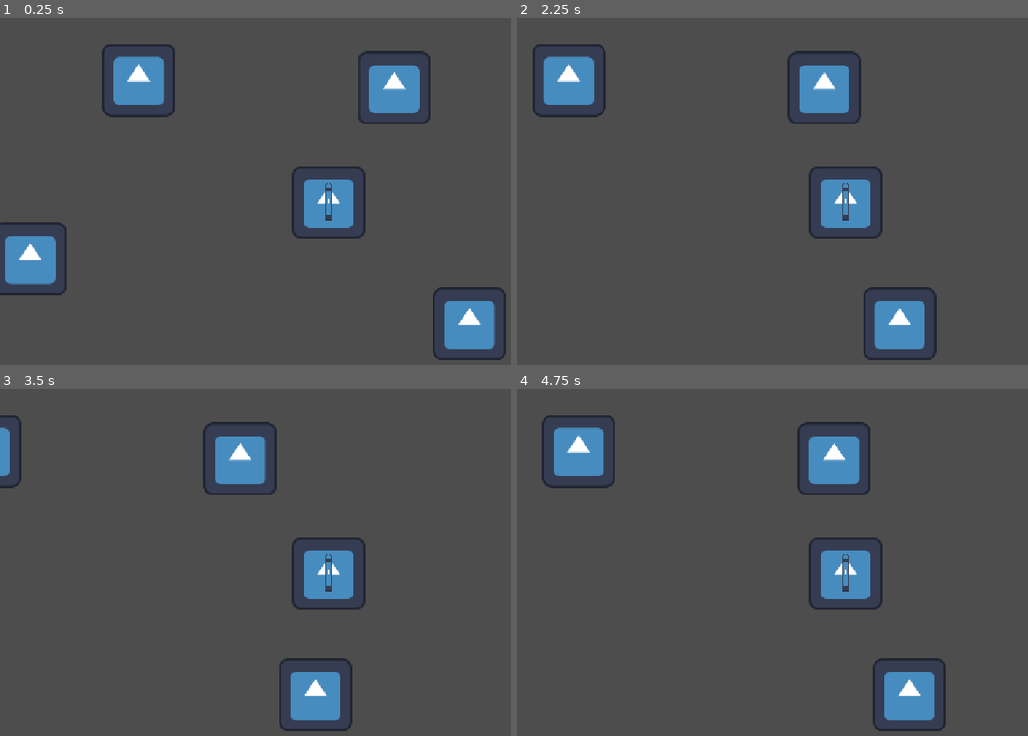
Above: before the commit, frames 1-4 (two rows, left to right).
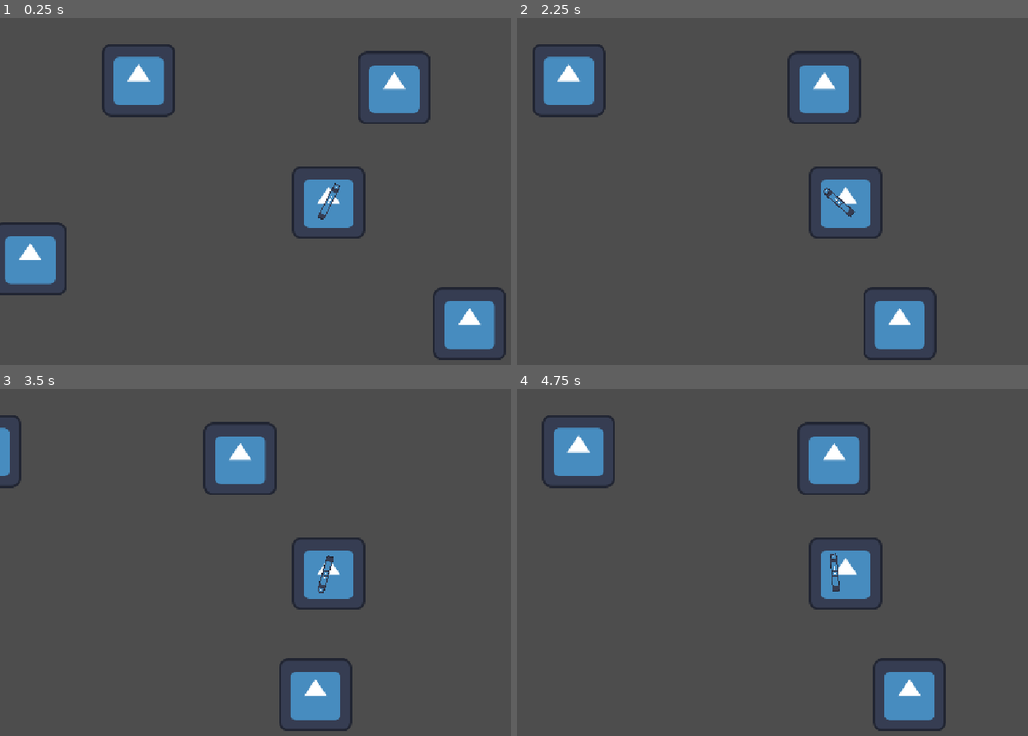
Above: after the commit, the same moments.

Repository: ZumVel/roguelike
Game: Godot game, scene res://levels/test_level/main.tscn
Two runs of this game, one before a commit and one after it. Both use one fixed random seed, a clock stepped at 60 frames per second and the inputs below. The engine's default icon, where the game draws it, is replaced by a stand-in: a white triangle on a blue panel in a dark square.
Inputs (mouse positions are in pixels of both pictures, inside the frame that each line leads up to):
- Up to frame 1 (0.25 s): no input
- Up to frame 2 (2.25 s): tap Enter (ui_accept) at 0.5, 2 s; move the mouse to (992, 184) at 0.52 s; hold Right (ui_right) 0.53-1.25 s; hold Enter (ui_accept) 0.53-1.25 s; tap Shift (ui_focus, bound only after the commit) at 0.6, 2.1 s; click (992, 184) at 0.67 s; drag from (716, 222) to (844, 201) at 1.27 s; move the mouse to (910, 122) at 2.02 s; hold Right (ui_right) from 2.03 s (still down); hold Enter (ui_accept) from 2.03 s (still down); click (910, 122) at 2.17 s
- Up to frame 3 (3.5 s): release Right (ui_right) at 2.75 s; release Enter (ui_accept) at 2.75 s; drag from (296, 645) to (132, 517) at 2.77 s
- Up to frame 4 (4.75 s): tap Enter (ui_accept) at 3.5, 3.77, 3.8, 4.07 s; move the mouse to (outside the picture) at 3.52 s; hold Left (ui_left) 3.53-4.25 s; hold Ctrl 3.53-4.25 s; click (outside the picture) at 3.67 s; drag from (649, 517) to (925, 565) at 4.27 s

The runs differ from the first frame. In frame 1, 0.2% of the frame differs, in the area x 62-67%, y 47-59%; in frame 2, 0.2%; in frame 3, 0.1%; in frame 4, 0.2%, in the area x 61-65%, y 47-59%.
Error after the commit: Parse Error: Identifier "_dash_direction" not declared in the current scope. (res://components/DashComponent.gd:36)

Commit message:
Add mobile controls and level up bonus system with dash functionality
- Added DashComponent.gd with configurable dash mechanics including speed, duration, and cooldown
- Implemented LevelUpComponent.gd for XP progression and bonus selection with configurable templates
- Created BonusCardUI.gd and BonusSelectionUI.gd for displaying and selecting upgrade cards
- Added MobileControlsUI.gd and VirtualJoystick.gd for touch-based movement and aiming controls
- Updated InputComponent.gd to detect platform and handle mobile vs PC input differently
- Modified SimpleCharacter to integrate dash and level up components with proper connections
- Updated MovementComponent.gd to incorporate dash velocity during physics processing
- Added mobile control scenes and updated main level scene to include UI elements
- Fixed bonus card display logic to properly trigger on level up events

Diff:
--- a/characters/simple_character/simple_character.gd
+++ b/characters/simple_character/simple_character.gd
@@ -4,9 +4,43 @@
 @onready var input_component:   InputComponent   = $InputComponent
 @onready var movement_component:MovementComponent = $MovementComponent
 @onready var weapon = $weapon/ShootComponent
+@onready var dash_component: DashComponent = $DashComponent
+@onready var level_up_component: LevelUpComponent = $LevelUpComponent
+
+var _xp_collected: int = 0
+
+func _ready() -> void:
+	add_to_group("player")
+
+	if level_up_component:
+		level_up_component.level_up_requested.connect(_on_level_up)
 
 func _physics_process(delta: float) -> void:
-	movement_component.move(input_component.get_input_vector(), delta)
+	var input_dir = input_component.get_input_vector()
+
+	if input_component.is_dashing() and dash_component:
+		var dash_dir = input_dir
+		if dash_dir == Vector2.ZERO:
+			dash_dir = get_last_movement_direction()
+		dash_component.start_dash(dash_dir)
+
+	movement_component.move(input_dir, delta)
+
 	if input_component.is_firing():
 		var aim_dir := input_component.get_aim_direction(global_position)
 		weapon.fire(global_position + aim_dir * 1000)
+
+func get_last_movement_direction() -> Vector2:
+	if movement_component.body.velocity != Vector2.ZERO:
+		return movement_component.body.velocity.normalized()
+	return Vector2.RIGHT
+
+func collect_xp(amount: int) -> void:
+	if level_up_component:
+		level_up_component.add_xp(amount)
+
+func _on_level_up(new_level: int) -> void:
+	print("Level up! New level: ", new_level)
+	var bonus_ui = get_tree().current_scene.get_node_or_null("BonusSelectionUI") as BonusSelectionUI
+	if bonus_ui:
+		bonus_ui.show_bonus_selection(level_up_component)
--- a/characters/simple_character/simple_character.tscn
+++ b/characters/simple_character/simple_character.tscn
@@ -5,6 +5,8 @@
 [ext_resource type="Script" uid="uid://dkcbtfeahuf6y" path="res://components/MovementComponent.gd" id="3_eokwi"]
 [ext_resource type="Script" uid="uid://ewjfg08loil" path="res://components/InputComponent.gd" id="4_1r5hv"]
 [ext_resource type="PackedScene" uid="uid://cespstlg1sfhc" path="res://weapons/weapon.tscn" id="5_1r5hv"]
+[ext_resource type="Script" uid="uid://dashcomponent1234" path="res://components/DashComponent.gd" id="6_dash"]
+[ext_resource type="Script" uid="uid://levelupcomponent" path="res://components/LevelUpComponent.gd" id="7_levelup"]
 
 [sub_resource type="RectangleShape2D" id="RectangleShape2D_g4v7s"]
 size = Vector2(130, 126)
@@ -29,3 +31,11 @@
 [node name="InputComponent" type="Node2D" parent="." unique_id=1416766981]
 script = ExtResource("4_1r5hv")
 metadata/_custom_type_script = "uid://ewjfg08loil"
+
+[node name="DashComponent" type="Node" parent="." unique_id=1660794485]
+script = ExtResource("6_dash")
+metadata/_custom_type_script = "uid://dashcomponent1234"
+
+[node name="LevelUpComponent" type="Node" parent="." unique_id=1660794486]
+script = ExtResource("7_levelup")
+metadata/_custom_type_script = "uid://levelupcomponent"
--- /dev/null
+++ b/components/DashComponent.gd
@@ -0,0 +1,52 @@
+extends Node
+class_name DashComponent
+
+@export var dash_speed: float = 800.0
+@export var dash_duration: float = 0.2
+@export var dash_cooldown: float = 1.0
+@export var dash_direction: Vector2 = Vector2.RIGHT
+
+var _is_dashing: bool = false
+var _can_dash: bool = true
+var _dash_timer: Timer = null
+var _cooldown_timer: Timer = null
+
+func _ready() -> void:
+	_dash_timer = Timer.new()
+	_dash_timer.one_shot = true
+	_dash_timer.wait_time = dash_duration
+	_dash_timer.timeout.connect(_on_dash_finished)
+	add_child(_dash_timer)
+
+	_cooldown_timer = Timer.new()
+	_cooldown_timer.one_shot = true
+	_cooldown_timer.wait_time = dash_cooldown
+	_cooldown_timer.timeout.connect(_on_cooldown_finished)
+	add_child(_cooldown_timer)
+
+func can_dash() -> bool:
+	return _can_dash and not _is_dashing
+
+func start_dash(direction: Vector2) -> void:
+	if not can_dash():
+		return
+
+	_is_dashing = true
+	_can_dash = false
+	_dash_direction = direction.normalized()
+	_dash_timer.start()
+	_cooldown_timer.start()
+
+func get_dash_velocity() -> Vector2:
+	if _is_dashing:
+		return _dash_direction * dash_speed
+	return Vector2.ZERO
+
+func is_dashing() -> bool:
+	return _is_dashing
+
+func _on_dash_finished() -> void:
+	_is_dashing = false
+
+func _on_cooldown_finished() -> void:
+	_can_dash = true
--- a/components/InputComponent.gd
+++ b/components/InputComponent.gd
@@ -7,8 +7,26 @@
 @export var right_action:String = "ui_right"
 
 @export var fire_action: String = "ui_accept"
+@export var dash_action: String = "ui_focus"
+
+var _is_mobile: bool = false
+var _mobile_move_vector: Vector2 = Vector2.ZERO
+var _mobile_aim_vector: Vector2 = Vector2.RIGHT
+var _mobile_dash_pressed: bool = false
+
+func _ready() -> void:
+	_is_mobile = OS.get_name() in ["Android", "iOS"]
+
+	if _is_mobile:
+		_setup_mobile_input()
+
+func _setup_mobile_input() -> void:
+	pass
 
 func get_input_vector() -> Vector2:
+	if _is_mobile:
+		return _mobile_move_vector.normalized()
+
 	var dir := Vector2.ZERO
 	dir.x = Input.get_action_strength(right_action) - Input.get_action_strength(left_action)
 	dir.y = Input.get_action_strength(down_action) - Input.get_action_strength(up_action)
@@ -18,9 +36,34 @@
 	return get_global_mouse_position()
 
 func get_aim_direction(origin: Vector2) -> Vector2:
+	if _is_mobile:
+		return _mobile_aim_vector.normalized()
+
 	var mouse_pos := _get_mouse_world_position()
 	var dir := mouse_pos - origin
 	return dir.normalized()
 
 func is_firing() -> bool:
+	if _is_mobile:
+		return _mobile_aim_vector.length() > 0.1
 	return Input.is_action_pressed(fire_action)
+
+func is_dashing() -> bool:
+	if _is_mobile:
+		if _mobile_dash_pressed:
+			_mobile_dash_pressed = false
+			return true
+		return false
+	return Input.is_action_just_pressed(dash_action)
+
+func set_mobile_move_vector(vector: Vector2) -> void:
+	_mobile_move_vector = vector
+
+func set_mobile_aim_vector(vector: Vector2) -> void:
+	_mobile_aim_vector = vector
+
+func trigger_mobile_dash() -> void:
+	_mobile_dash_pressed = true
+
+func is_mobile() -> bool:
+	return _is_mobile
--- /dev/null
+++ b/components/LevelUpComponent.gd
@@ -0,0 +1,70 @@
+extends Node
+class_name LevelUpComponent
+
+signal level_up_requested(current_level: int)
+signal bonus_selected(bonus_id: String)
+
+@export var start_xp_required: int = 100
+@export var xp_scaling_factor: float = 1.5
+
+var current_level: int = 1
+var current_xp: int = 0
+var xp_required: int = 100
+
+var available_bonuses: Array[Dictionary] = []
+
+func _ready() -> void:
+	xp_required = start_xp_required
+
+func add_xp(amount: int) -> void:
+	current_xp += amount
+
+	while current_xp >= xp_required:
+		current_xp -= xp_required
+		current_level += 1
+		xp_required = int(xp_required * xp_scaling_factor)
+		level_up_requested.emit(current_level)
+
+func get_level() -> int:
+	return current_level
+
+func get_xp_progress() -> float:
+	if xp_required == 0:
+		return 1.0
+	return float(current_xp) / float(xp_required)
+
+func generate_bonus_options(count: int = 3) -> Array[Dictionary]:
+	var options: Array[Dictionary] = []
+	var bonus_templates = _get_bonus_templates()
+
+	for i in range(count):
+		if bonus_templates.is_empty():
+			break
+
+		var random_index = randi() % bonus_templates.size()
+		var bonus = bonus_templates[random_index].duplicate()
+		bonus["id"] = "bonus_%d_%d" % [current_level, i]
+		options.append(bonus)
+		bonus_templates.remove_at(random_index)
+
+	available_bonuses = options
+	return options
+
+func select_bonus(bonus_id: String) -> void:
+	for bonus in available_bonuses:
+		if bonus["id"] == bonus_id:
+			bonus_selected.emit(bonus_id)
+			_apply_bonus(bonus)
+			break
+
+func _apply_bonus(bonus: Dictionary) -> void:
+	print("Applying bonus: ", bonus.get("name", "Unknown"))
+
+func _get_bonus_templates() -> Array[Dictionary]:
+	return [
+		{"name": "Увеличить урон", "type": "damage", "value": 1.2, "description": "+20% к урону"},
+		{"name": "Увеличить скорость", "type": "speed", "value": 1.15, "description": "+15% к скорости"},
+		{"name": "Уменьшить перезарядку", "type": "fire_rate", "value": 0.8, "description": "-20% к перезарядке"},
+		{"name": "Увеличить здоровье", "type": "health", "value": 25, "description": "+25 HP"},
+		{"name": "Рывок быстрее", "type": "dash_speed", "value": 1.3, "description": "+30% к скорости рывка"}
+	]
--- a/components/MovementComponent.gd
+++ b/components/MovementComponent.gd
@@ -6,16 +6,26 @@
 @export var friction: float = 1200.0      # пикселей/сек²
 
 var body: CharacterBody2D
+var dash_component: DashComponent = null
 
 func _ready() -> void:
 	body = get_parent() as CharacterBody2D
 	if not body:
 		push_error("MovementComponent должен быть дочерним узлом CharacterBody2D")
 
+	dash_component = body.get_node_or_null("DashComponent")
+
 func move(direction: Vector2, delta: float) -> void:
-	if direction != Vector2.ZERO:
-		body.velocity = body.velocity.move_toward(direction * speed, acceleration * delta)
+	var final_velocity := Vector2.ZERO
+
+	if dash_component and dash_component.is_dashing():
+		final_velocity = dash_component.get_dash_velocity()
 	else:
-		body.velocity = body.velocity.move_toward(Vector2.ZERO, friction * delta)
+		if direction != Vector2.ZERO:
+			body.velocity = body.velocity.move_toward(direction * speed, acceleration * delta)
+		else:
+			body.velocity = body.velocity.move_toward(Vector2.ZERO, friction * delta)
+		final_velocity = body.velocity
 
+	body.velocity = final_velocity
 	body.move_and_slide()
--- a/levels/test_level/main.tscn
+++ b/levels/test_level/main.tscn
@@ -2,6 +2,8 @@
 
 [ext_resource type="PackedScene" uid="uid://c01r6p7qbkf0v" path="res://characters/simple_character/simple_character.tscn" id="1_k8bwm"]
 [ext_resource type="Texture2D" uid="uid://qgkygfco0it3" path="res://icon.svg" id="2_g3c36"]
+[ext_resource type="PackedScene" uid="uid://mobilecontrolsui123" path="res://ui/mobile_controls_ui.tscn" id="3_mobile"]
+[ext_resource type="PackedScene" uid="uid://bonusselectionui" path="res://ui/bonus_selection_ui.tscn" id="4_bonus"]
 
 [node name="main" type="Node2D" unique_id=1427786039]
 
@@ -23,3 +25,7 @@
 [node name="Icon4" type="Sprite2D" parent="." unique_id=1350292956]
 position = Vector2(681, 134)
 texture = ExtResource("2_g3c36")
+
+[node name="MobileControlsUI" parent="." unique_id=2000000001 instance=ExtResource("3_mobile")]
+
+[node name="BonusSelectionUI" parent="." unique_id=2000000002 instance=ExtResource("4_bonus")]
--- a/project.godot
+++ b/project.godot
@@ -59,6 +59,13 @@
 ]
 }
 
+
+ui_focus={
+"deadzone": 0.5,
+"events": [Object(InputEventKey,"resource_local_to_scene":false,"resource_name":"","device":-1,"window_id":0,"alt_pressed":false,"shift_pressed":false,"ctrl_pressed":false,"meta_pressed":false,"pressed":false,"keycode":0,"physical_keycode":4194325,"key_label":0,"unicode":0,"location":0,"echo":false,"script":null)
+]
+}
+
 [physics]
 
 3d/physics_engine="Jolt Physics"
--- /dev/null
+++ b/ui/BonusCardUI.gd
@@ -0,0 +1,26 @@
+extends Control
+class_name BonusCardUI
+
+@export var card_name_label: Label
+@export var card_description_label: Label
+@export var card_icon: TextureRect
+
+var bonus_data: Dictionary = {}
+var bonus_id: String = ""
+
+signal card_selected(id: String)
+
+func _ready() -> void:
+	pass
+
+func setup(data: Dictionary, id: String) -> void:
+	bonus_data = data
+	bonus_id = id
+
+	if card_name_label:
+		card_name_label.text = data.get("name", "Unknown Bonus")
+	if card_description_label:
+		card_description_label.text = data.get("description", "")
+
+func _on_card_pressed() -> void:
+	card_selected.emit(bonus_id)
--- /dev/null
+++ b/ui/BonusSelectionUI.gd
@@ -0,0 +1,61 @@
+extends Control
+class_name BonusSelectionUI
+
+@export var card_container: HBoxContainer
+@export var card_scene: PackedScene
+@export var title_label: Label
+
+var level_up_component: LevelUpComponent = null
+var is_visible_currently: bool = false
+
+signal bonus_selected(bonus_id: String)
+
+func _ready() -> void:
+	visible = false
+
+func show_bonus_selection(level_comp: LevelUpComponent) -> void:
+	level_up_component = level_comp
+	is_visible_currently = true
+
+	if title_label:
+		title_label.text = "Уровень %d! Выберите бонус:" % level_up_component.get_level()
+
+	_clear_cards()
+
+	var bonuses = level_up_component.generate_bonus_options(3)
+	for bonus in bonuses:
+		_create_card(bonus)
+
+	visible = true
+	get_tree().paused = true
+
+func hide_bonus_selection() -> void:
+	visible = false
+	get_tree().paused = false
+	is_visible_currently = false
+	level_up_component = null
+
+func _clear_cards() -> void:
+	if card_container:
+		for child in card_container.get_children():
+			child.queue_free()
+
+func _create_card(bonus_data: Dictionary) -> void:
+	if not card_container or not card_scene:
+		return
+
+	var card = card_scene.instantiate()
+	card_container.add_child(card)
+
+	if card.has_method("setup"):
+		var bonus_id = bonus_data.get("id", "")
+		card.setup(bonus_data, bonus_id)
+
+	if card.has_signal("card_selected"):
+		card.card_selected.connect(_on_bonus_card_selected)
+
+func _on_bonus_card_selected(bonus_id: String) -> void:
+	bonus_selected.emit(bonus_id)
+	if level_up_component:
+		level_up_component.select_bonus(bonus_id)
+	hide_bonus_selection()
--- /dev/null
+++ b/ui/MobileControlsUI.gd
@@ -0,0 +1,58 @@
+extends Control
+class_name MobileControlsUI
+
+@export var move_joystick: VirtualJoystick
+@export var aim_joystick: VirtualJoystick
+@export var dash_button: Button
+
+var _is_mobile: bool = false
+
+func _ready() -> void:
+	_is_mobile = OS.get_name() in ["Android", "iOS"]
+	visible = _is_mobile
+
+	if not _is_mobile:
+		set_process(false)
+		return
+
+	# Поиск джойстиков и кнопки как дочерних элементов
+	if not move_joystick:
+		move_joystick = $MoveJoystickContainer/MoveJoystick as VirtualJoystick
+	if not aim_joystick:
+		aim_joystick = $AimJoystickContainer/AimJoystick as VirtualJoystick
+	if not dash_button:
+		dash_button = $DashButton as Button
+
+	if move_joystick:
+		move_joystick.vector_changed.connect(_on_move_vector_changed)
+	if aim_joystick:
+		aim_joystick.vector_changed.connect(_on_aim_vector_changed)
+	if dash_button:
+		dash_button.pressed.connect(_on_dash_pressed)
+
+func _on_move_vector_changed(vector: Vector2) -> void:
+	var input_comp = _get_input_component()
+	if input_comp:
+		input_comp.set_mobile_move_vector(vector)
+
+func _on_aim_vector_changed(vector: Vector2) -> void:
+	var input_comp = _get_input_component()
+	if input_comp:
+		input_comp.set_mobile_aim_vector(vector)
+
+func _on_dash_pressed() -> void:
+	var input_comp = _get_input_component()
+	if input_comp:
+		input_comp.trigger_mobile_dash()
+
+func _get_input_component() -> InputComponent:
+	var player = get_tree().get_first_node_in_group("player")
+	if not player:
+		player = get_parent().get_node_or_null("../SimpleCharacter")
+	if not player:
+		player = get_tree().current_scene.get_node_or_null("SimpleCharacter")
+
+	if player and player.has_node("InputComponent"):
+		return player.get_node("InputComponent") as InputComponent
+
+	return null
--- /dev/null
+++ b/ui/VirtualJoystick.gd
@@ -0,0 +1,83 @@
+extends Control
+class_name VirtualJoystick
+
+signal vector_changed(vector: Vector2)
+
+@export var deadzone: float = 0.1
+@export var max_radius: float = 50.0
+@export var knob_size: float = 30.0
+
+var _base_pos: Vector2 = Vector2.ZERO
+var _knob_pos: Vector2 = Vector2.ZERO
+var _is_pressed: bool = false
+var _touch_id: int = -1
+var _output_vector: Vector2 = Vector2.ZERO
+
+func _ready() -> void:
+	_base_pos = size / 2.0
+	_knob_pos = _base_pos
+
+func _draw() -> void:
+	draw_circle(_base_pos, max_radius, Color(0.2, 0.2, 0.2, 0.3))
+	draw_circle(_knob_pos, knob_size, Color(0.4, 0.6, 1.0, 0.8))
+
+func _input(event: InputEvent) -> void:
+	if event is InputEventScreenTouch:
+		_handle_touch(event)
+	elif event is InputEventScreenDrag:
+		_handle_drag(event)
+	elif event is InputEventMouseButton:
+		_handle_mouse(event)
+
+func _handle_touch(event: InputEventScreenTouch) -> void:
+	var touch_pos = event.position
+	var dist = touch_pos.distance_to(global_position + _base_pos)
+
+	if event.pressed and dist < max_radius * 1.5:
+		if not _is_pressed:
+			_is_pressed = true
+			_touch_id = event.index
+			_update_knob(touch_pos)
+	elif not event.pressed and event.index == _touch_id:
+		_is_pressed = false
+		_touch_id = -1
+		_reset_knob()
+
+func _handle_drag(event: InputEventScreenDrag) -> void:
+	if _is_pressed and event.index == _touch_id:
+		_update_knob(event.position)
+
+func _handle_mouse(event: InputEventMouseButton) -> void:
+	var mouse_pos = event.position
+	var dist = mouse_pos.distance_to(global_position + _base_pos)
+
+	if event.pressed and dist < max_radius * 1.5:
+		if not _is_pressed:
+			_is_pressed = true
+			_update_knob(mouse_pos)
+	elif not event.pressed and _is_pressed:
+		_is_pressed = false
+		_reset_knob()
+
+func _update_knob(touch_pos: Vector2) -> void:
+	var local_pos = touch_pos - global_position
+	var dir = (local_pos - _base_pos).normalized()
+	var dist = min(local_pos.distance_to(_base_pos), max_radius)
+
+	_knob_pos = _base_pos + dir * dist
+	_output_vector = (dir * (dist / max_radius)).clamped(1.0)
+
+	if _output_vector.length() < deadzone:
+		_output_vector = Vector2.ZERO
+
+	queue_redraw()
+	vector_changed.emit(_output_vector)
+
+func _reset_knob() -> void:
+	_knob_pos = _base_pos
+	_output_vector = Vector2.ZERO
+	queue_redraw()
+	vector_changed.emit(Vector2.ZERO)
+
+func get_output_vector() -> Vector2:
+	return _output_vector
--- /dev/null
+++ b/ui/bonus_card_ui.tscn
@@ -0,0 +1,32 @@
+[gd_scene format=3 uid="uid://bonuscardui"]
+
+[node name="BonusCard" type="PanelContainer"]
+layout_mode = 2
+size_flags_horizontal = 3
+size_flags_vertical = 3
+script = ExtResource("uid://bonuscardui")
+
+[node name="VBoxContainer" type="VBoxContainer" parent="."]
+layout_mode = 1
+anchors_preset = 15
+anchor_right = 1.0
+anchor_bottom = 1.0
+grow_horizontal = 2
+grow_vertical = 2
+
+[node name="CardName" type="Label" parent="VBoxContainer"]
+layout_mode = 2
+size_flags_horizontal = 3
+text = "Bonus Name"
+horizontal_alignment = 1
+
+[node name="CardDescription" type="Label" parent="VBoxContainer"]
+layout_mode = 2
+size_flags_horizontal = 3
+text = "Description"
+horizontal_alignment = 1
+
+[node name="SelectButton" type="Button" parent="VBoxContainer"]
+layout_mode = 2
+size_flags_horizontal = 3
+text = "Выбрать"
--- /dev/null
+++ b/ui/bonus_selection_ui.tscn
@@ -0,0 +1,52 @@
+[gd_scene format=3 uid="uid://bonusselectionui"]
+
+[ext_resource type="Script" path="res://ui/BonusSelectionUI.gd" id="1_bonus_ui"]
+[ext_resource type="PackedScene" uid="uid://bonuscardui" path="res://ui/bonus_card_ui.tscn" id="2_card"]
+
+[node name="BonusSelectionUI" type="Control"]
+layout_mode = 3
+anchors_preset = 15
+anchor_right = 1.0
+anchor_bottom = 1.0
+grow_horizontal = 2
+grow_vertical = 2
+script = ExtResource("1_bonus_ui")
+
+[node name="Background" type="ColorRect" parent="."]
+layout_mode = 1
+anchors_preset = 15
+anchor_right = 1.0
+anchor_bottom = 1.0
+grow_horizontal = 2
+grow_vertical = 2
+color = Color(0, 0, 0, 0.7)
+
+[node name="Panel" type="Panel" parent="."]
+layout_mode = 1
+anchors_preset = 8
+anchor_left = 0.5
+anchor_top = 0.5
+anchor_right = 0.5
+anchor_bottom = 0.5
+offset_left = -400.0
+offset_top = -200.0
+offset_right = 400.0
+offset_bottom = 200.0
+grow_horizontal = 2
+grow_vertical = 2
+
+[node name="TitleLabel" type="Label" parent="Panel"]
+layout_mode = 0
+offset_left = 20.0
+offset_top = 20.0
+offset_right = 780.0
+offset_bottom = 60.0
+text = "Level Up! Выберите бонус:"
+horizontal_alignment = 1
+
+[node name="CardContainer" type="HBoxContainer" parent="Panel"]
+layout_mode = 0
+offset_left = 20.0
+offset_top = 80.0
+offset_right = 780.0
+offset_bottom = 180.0
--- /dev/null
+++ b/ui/mobile_controls_ui.tscn
@@ -0,0 +1,63 @@
+[gd_scene format=3 uid="uid://mobilecontrolsui123"]
+
+[ext_resource type="Script" path="res://ui/MobileControlsUI.gd" id="1_mobile"]
+[ext_resource type="Script" path="res://ui/VirtualJoystick.gd" id="2_joystick"]
+
+[node name="MobileControlsUI" type="Control"]
+layout_mode = 3
+anchors_preset = 15
+anchor_right = 1.0
+anchor_bottom = 1.0
+grow_horizontal = 2
+grow_vertical = 2
+script = ExtResource("1_mobile")
+
+[node name="MoveJoystickContainer" type="ColorRect" parent="."]
+layout_mode = 1
+anchors_preset = 7
+anchor_left = 0.5
+anchor_top = 1.0
+anchor_right = 0.5
+anchor_bottom = 1.0
+offset_left = -150.0
+offset_top = -150.0
+offset_right = 150.0
+offset_bottom = 150.0
+grow_horizontal = 2
+grow_vertical = 2
+color = Color(0.15, 0.15, 0.15, 0.3)
+
+[node name="MoveJoystick" type="Node" parent="MoveJoystickContainer"]
+script = ExtResource("2_joystick")
+
+[node name="AimJoystickContainer" type="ColorRect" parent="."]
+layout_mode = 1
+anchors_preset = 7
+anchor_left = 0.5
+anchor_top = 1.0
+anchor_right = 0.5
+anchor_bottom = 1.0
+offset_left = 200.0
+offset_top = -150.0
+offset_right = 500.0
+offset_bottom = 150.0
+grow_horizontal = 2
+grow_vertical = 2
+color = Color(0.15, 0.15, 0.15, 0.3)
+
+[node name="AimJoystick" type="Node" parent="AimJoystickContainer"]
+script = ExtResource("2_joystick")
+
+[node name="DashButton" type="Button" parent="."]
+layout_mode = 1
+anchors_preset = 3
+anchor_right = 1.0
+offset_left = 550.0
+offset_top = -100.0
+offset_right = 700.0
+offset_bottom = 50.0
+grow_horizontal = 2
+grow_vertical = 2
+text = "DASH"
+
+[connection signal="pressed" from="DashButton" to="." method="_on_dash_button_pressed"]
--- a/weapons/weapon.gd
+++ b/weapons/weapon.gd
@@ -8,6 +8,17 @@
 func _process(delta: float) -> void:
 	visual_comp.update_visual(delta)
 
+	# Поворот пушки за мышкой
+	var mouse_pos = get_global_mouse_position()
+	var direction = (mouse_pos - global_position).normalized()
+	if direction != Vector2.ZERO:
+		look_at(mouse_pos)
+
+func _input(event: InputEvent) -> void:
+	if event.is_action_pressed("ui_accept") or (event is InputEventKey and event.pressed and event.keycode == KEY_ENTER):
+		var mouse_pos = get_global_mouse_position()
+		fire(mouse_pos)
+
 func fire(target_position: Vector2) -> void:
 	shoot_comp.fire(target_position)
 
Not shown, added: components/DashComponent.gd.uid
